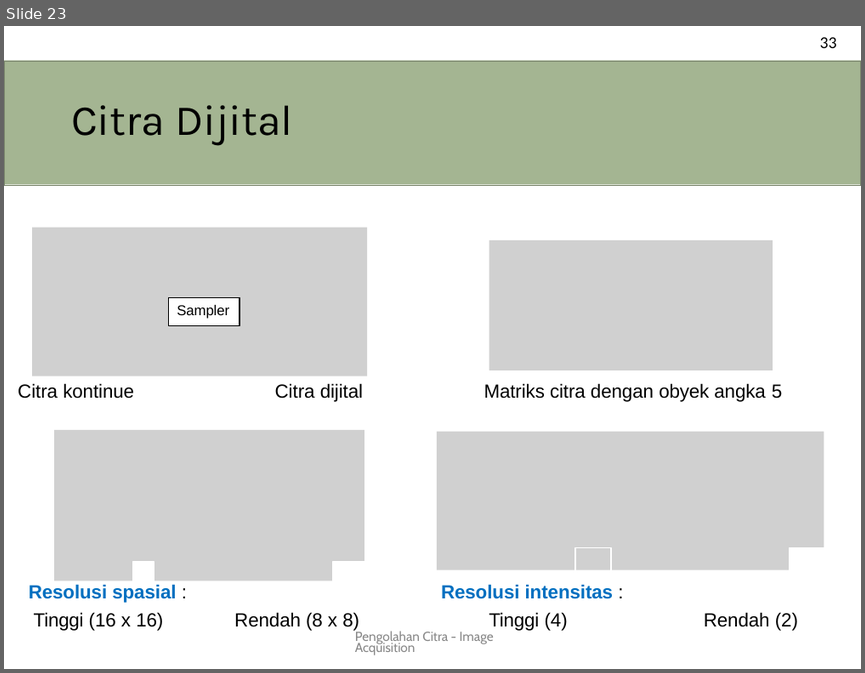
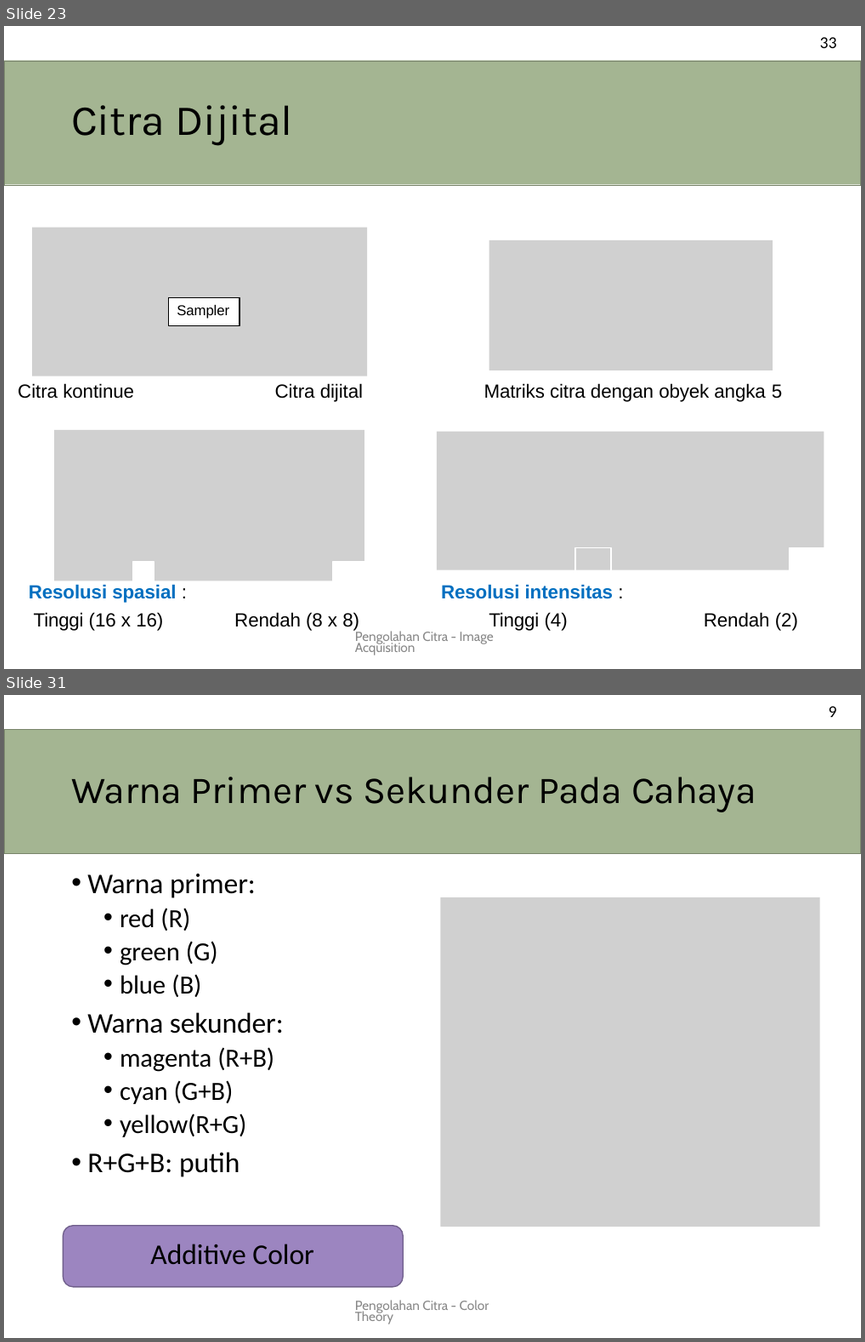
Before and after one commit to novalassalam/comvis, a slide deck: pencit.pptx. Shown one above the other, each under a label of ours: slide 23 before the commit, slides 23 and 31 after it; the slides between them are not shown. The pictures are 865x673 and 865x1342 pixels, drawn with LibreOffice and Linux fonts; fonts in the diff are those of the drawing; grey boxes stand for pictures. Boxes give left, top, right and bottom in pixels: in the first picture for what was removed or moved away, otherwise in the second. Text is boxed around its words. In the diff, an @@ line names an element or a change of style, - is before the commit and + after.

```diff
--- a/pencit.pptx
+++ b/pencit.pptx
@@ slide 31 added at (x1=4, y1=695, x2=861, y2=1338), background #FFFFFF @@
@@ text added at (x1=828, y1=706, x2=837, y2=717), 14 pt, text #000000 @@
+9
@@ title added at (x1=4, y1=729, x2=861, y2=853), fill #A4B592, outline #78846A 0.96 pt, 32 pt, text #000000 @@
+Warna Primer vs Sekunder Pada Cahaya
@@ text added at (x1=87, y1=873, x2=313, y2=1265), 22 pt, text #000000 @@
+• Warna primer:
+  • red (R)
+  • green (G)
+  • blue (B)
+• Warna sekunder:
+  • magenta (R+B)
+  • cyan (G+B)
+  • yellow(R+G)
+• R+G+B: putih
+Additive Color
@@ picture added at (x1=440, y1=897, x2=820, y2=1226) @@
@@ freeform shape added at (x1=64, y1=1225, x2=404, y2=1287), fill #9C85C0 @@
@@ freeform shape added at (x1=64, y1=1225, x2=404, y2=1287), outline #705F8B 0.96 pt @@
@@ text added at (x1=355, y1=1299, x2=488, y2=1324), 11 pt, text #888888 @@
+Pengolahan Citra - Color Theory
```
Also in this commit, not shown: 29 other slides added.
